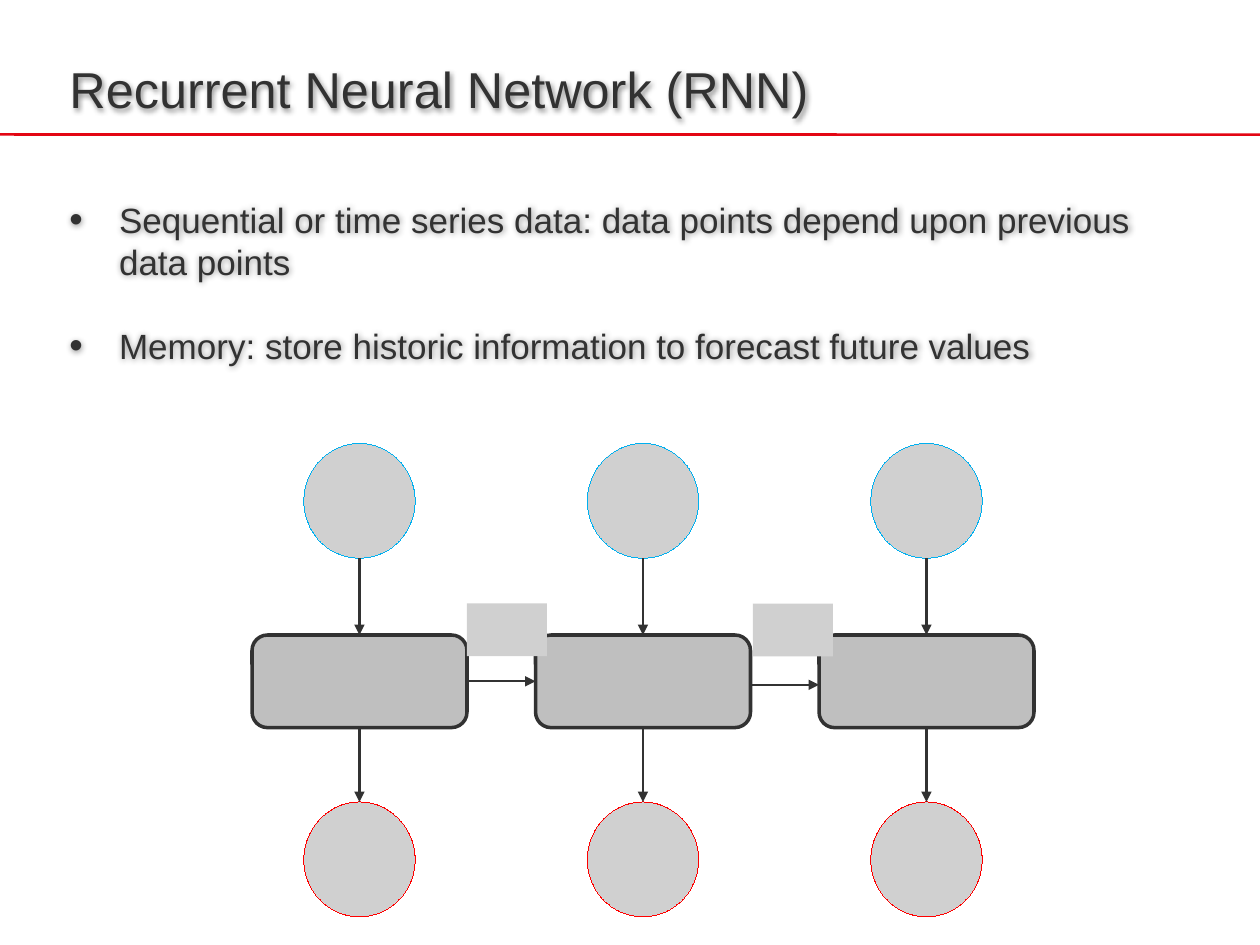
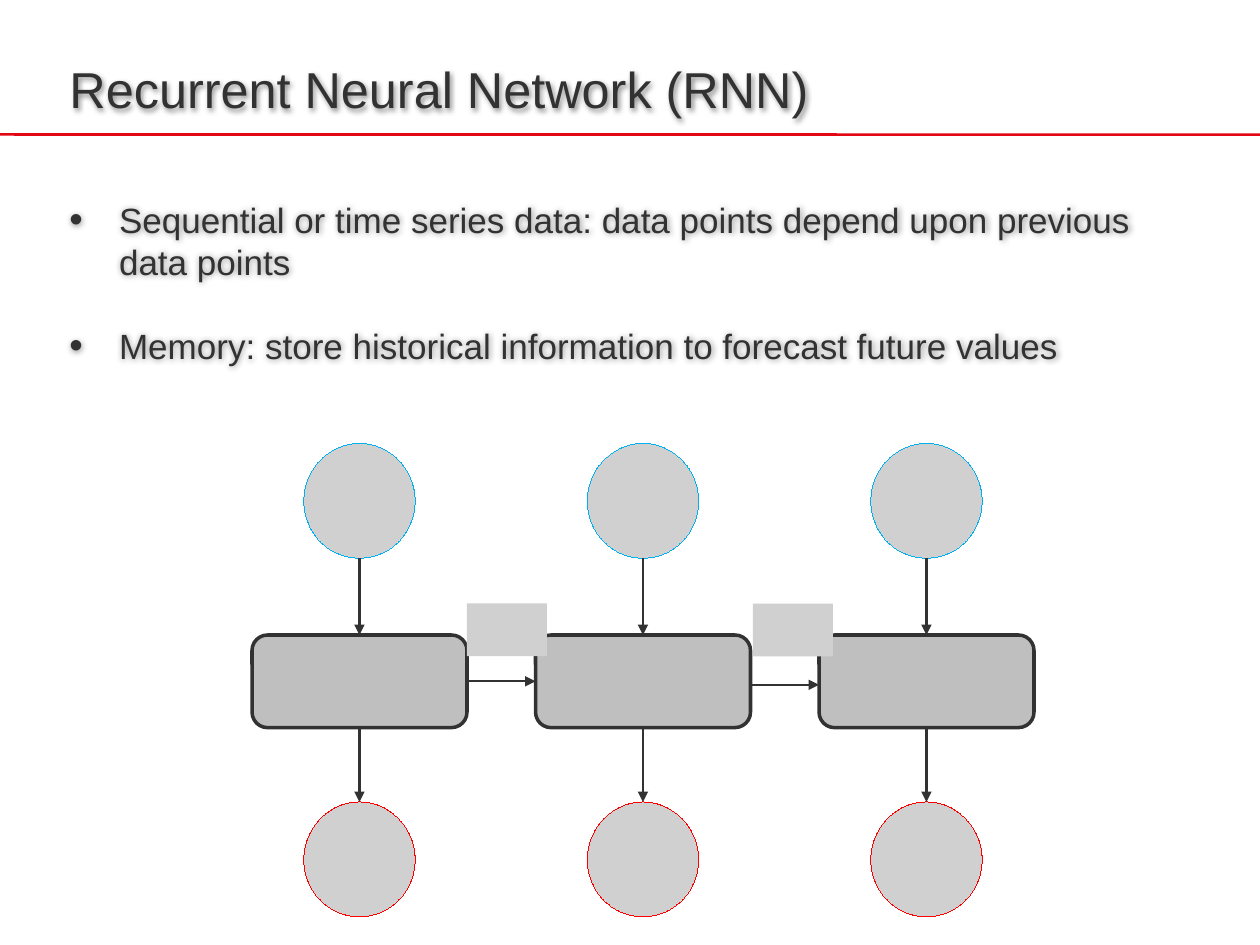
Before and after one commit to sib-swiss/pytorch-practical-training, a slide deck: slide 31 of slides/TechniquesDL2024.pptx (slide 30 before the commit). Drawn at 1260x945 pixels with LibreOffice and Linux fonts; fonts in the diff are those of the drawing; grey boxes stand for pictures. Boxes give left, top, right and bottom in pixels: in the first picture for what was removed or moved away, otherwise in the second. Text is boxed around its words. In the diff, an @@ line names an element or a change of style, - is before the commit and + after.

Commit message:
Update slides

```diff
--- a/slides/TechniquesDL2024.pptx
+++ b/slides/TechniquesDL2024.pptx
@@ text at (119,333,1057,366): text changed @@
-  • Memory: store historic information to forecast future values
+  • Memory: store historical information to forecast future values
```
Also in this commit, not shown: 2 other slides changed, 1 slide added.
